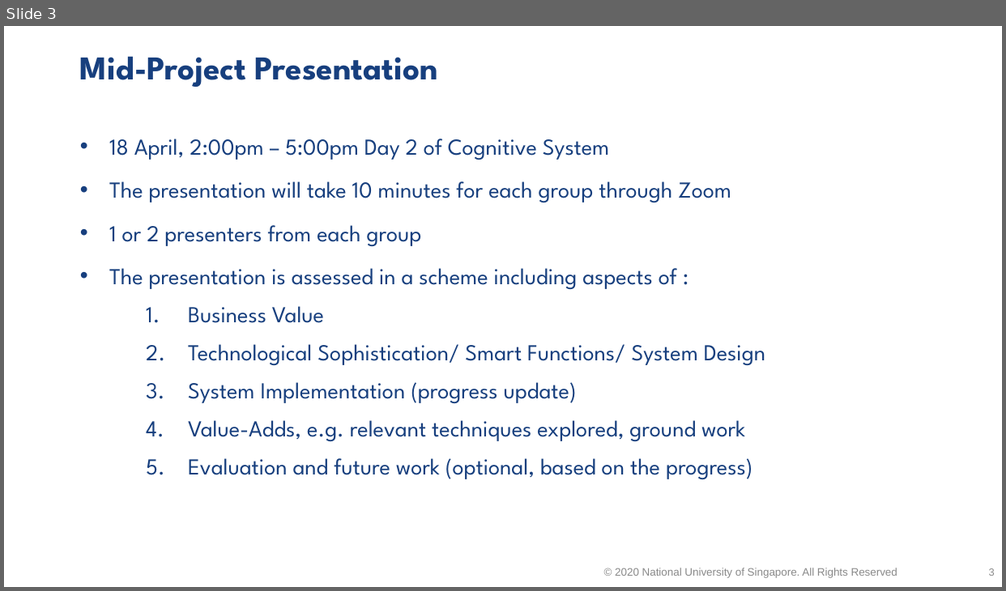
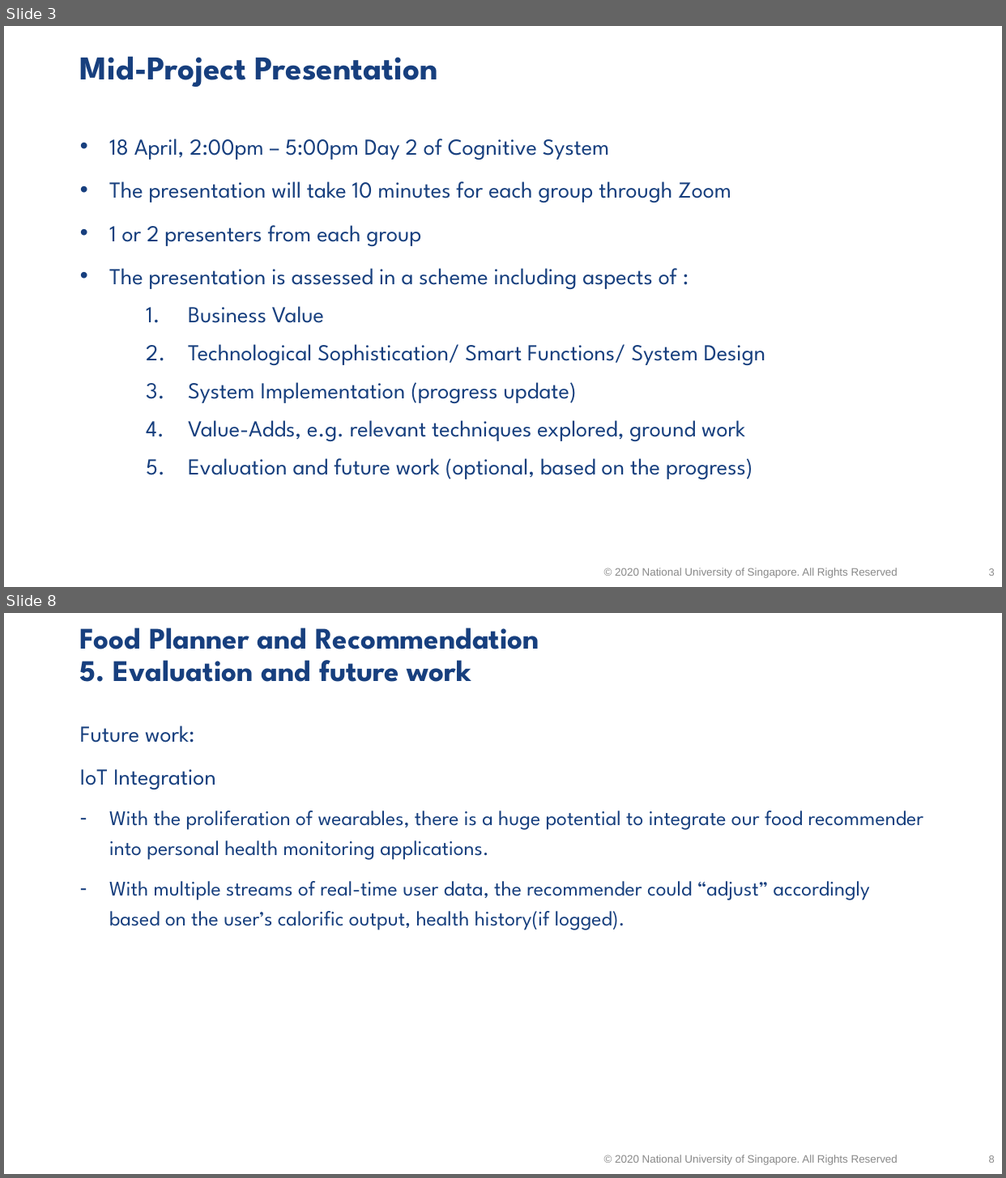
Before and after one commit to ISS-IS02PT/IRS-PM-ISY5001-2020-01-18-GROUP5-A.I.-Food-Recommender, a slide deck: Presentation/Mid-Project/IRS-Intelligent-Reasoning-Systems-Practice-Module-Mid-Project-Presenation_Grp5.pptx. Shown one above the other, each under a label of ours: slide 3 before the commit, slides 3 and 8 after it; the slides between them are not shown. The pictures are 1006x591 and 1006x1178 pixels, drawn with LibreOffice and Linux fonts; fonts in the diff are those of the drawing; background and template pictures are left out. Boxes give left, top, right and bottom in pixels: in the first picture for what was removed or moved away, otherwise in the second. Text is boxed around its words. In the diff, an @@ line names an element or a change of style, - is before the commit and + after.

```diff
--- a/Presentation/Mid-Project/IRS-Intelligent-Reasoning-Systems-Practice-Module-Mid-Project-Presenation_Grp5.pptx
+++ b/Presentation/Mid-Project/IRS-Intelligent-Reasoning-Systems-Practice-Module-Mid-Project-Presenation_Grp5.pptx
@@ slide 8 added at bbox=[4, 613, 1002, 1174], background #FFFFFF @@
@@ title added at bbox=[80, 628, 539, 682], 28.8 pt, text #173F7E, bold @@
+Food Planner and Recommendation
+5. Evaluation and future work
@@ text added at bbox=[80, 726, 923, 931], 20 pt, text #173F7E @@
+Future work:
+IoT Integration
+– With the proliferation of wearables, there is a huge potential to integrate our food recommender into personal health monitoring applications.
+– With multiple streams of real-time user data, the recommender could “adjust” accordingly based on the user’s calorific output, health history(if logged).
@@ text added at bbox=[615, 1155, 897, 1165], 10.5 pt, text #898989 @@
+© 2020 National University of Singapore. All Rights Reserved
@@ page number added at bbox=[989, 1156, 995, 1163], 10 pt, text #8C8C8C @@
+8
```
Also in this commit, not shown: 3 slides changed, 1 other slide added.
